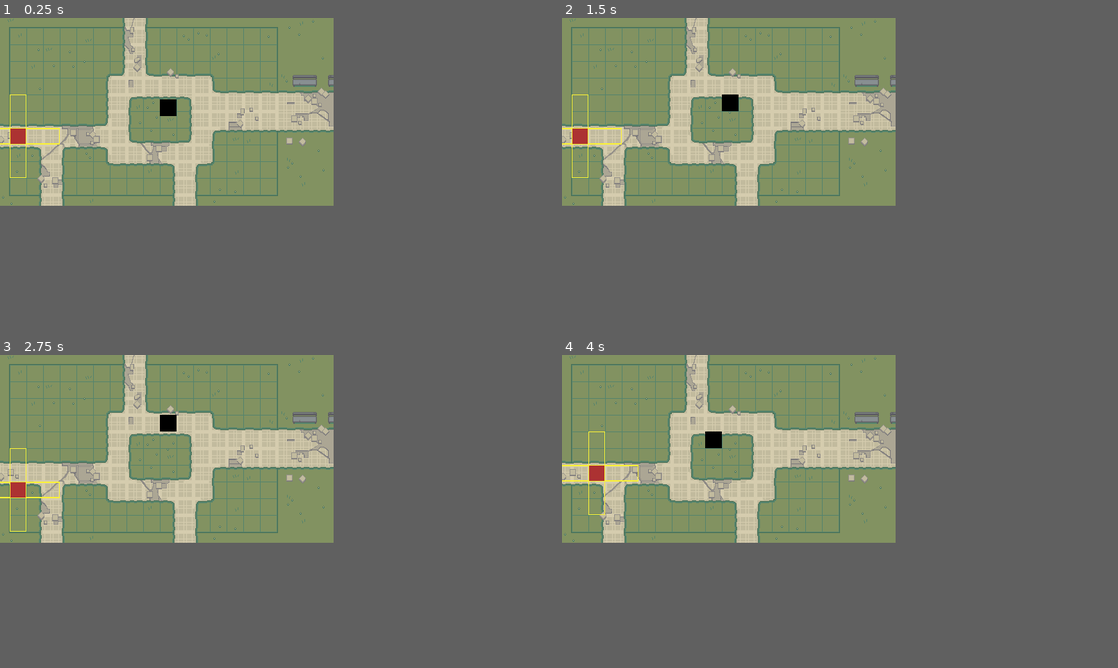
Above: before the commit, frames 1-4 (two rows, left to right).
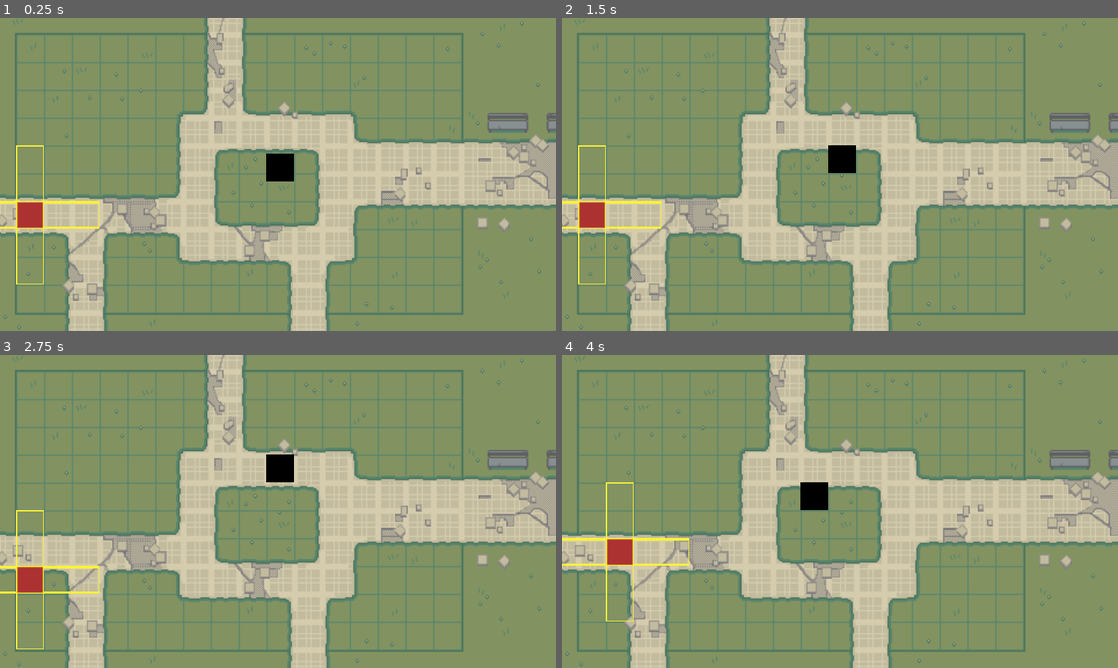
Above: after the commit, the same moments.

Repository: Leirda01/gmtk-2020-leirda-diana
Game: Godot game, scene res://scenes/Main.tscn
Two runs of this game, one before a commit and one after it. Both use one fixed random seed, a clock stepped at 60 frames per second and the inputs below.
Inputs:
- Up to frame 1 (0.25 s): no input
- Up to frame 2 (1.5 s): hold Right (ui_right) 0.53-1.28 s; tap Enter at 1.25 s; hold Down (ui_down) from 1.28 s (still down)
- Up to frame 3 (2.75 s): tap Space at 2 s; release Down (ui_down) at 2.03 s; hold Right (ui_right) from 2.03 s (still down)
- Up to frame 4 (4 s): tap Enter at 2.75 s; release Right (ui_right) at 2.78 s; hold Up (ui_up) 2.78-3.53 s; tap Space at 3.5 s; hold Left (ui_left) from 3.53 s (still down)
In our replay, the window is 480x270 before the commit and 800x450 after it. These sizes can differ from the game's own. Grey fills any space a smaller window leaves; there, only what the larger window draws over its background counts as a difference.

The runs differ from the first frame. In frame 1, 42% of the frame differs, in the area x 0-100%, y 0-100%; in frame 2, 42%; in frame 3, 42%; in frame 4, 42%.

Commit message:
Zoom interface. Eye friendly commit.

Diff:
--- a/project.godot
+++ b/project.godot
@@ -20,9 +20,11 @@
 
 [display]
 
-window/size/width=480
-window/size/height=270
+window/size/width=960
+window/size/height=540
 window/size/resizable=false
+window/stretch/mode="2d"
+window/stretch/shrink=2.0
 
 [rendering]
 
--- a/scripts/Main.gd
+++ b/scripts/Main.gd
@@ -22,9 +22,10 @@
 	randomize()
 
 func _process(_delta):
-	if enemy_list.empty() and not attack:
+	if attack:
+		return
+	if enemy_list.empty():
 		emit_signal("attack")
-		enemy_list = $Enemies.get_children()
 	else:
 		for key in input_list.keys():
 			if enemy_list.front().get_node("Controller").can_move(vectors[key]):
